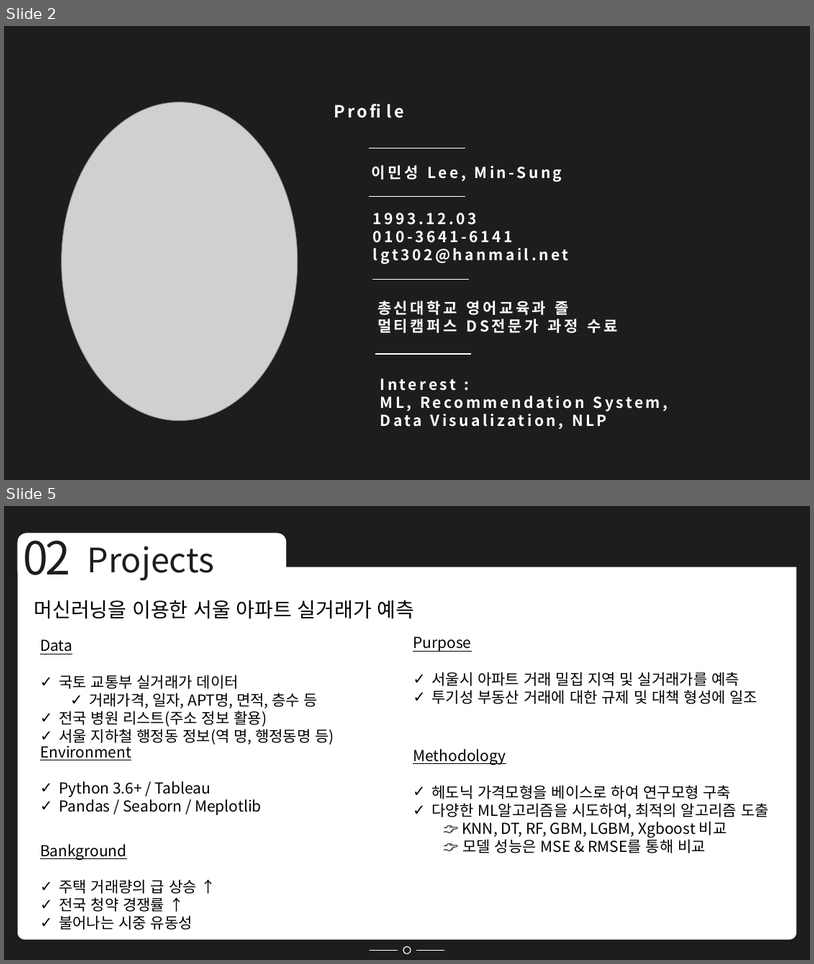
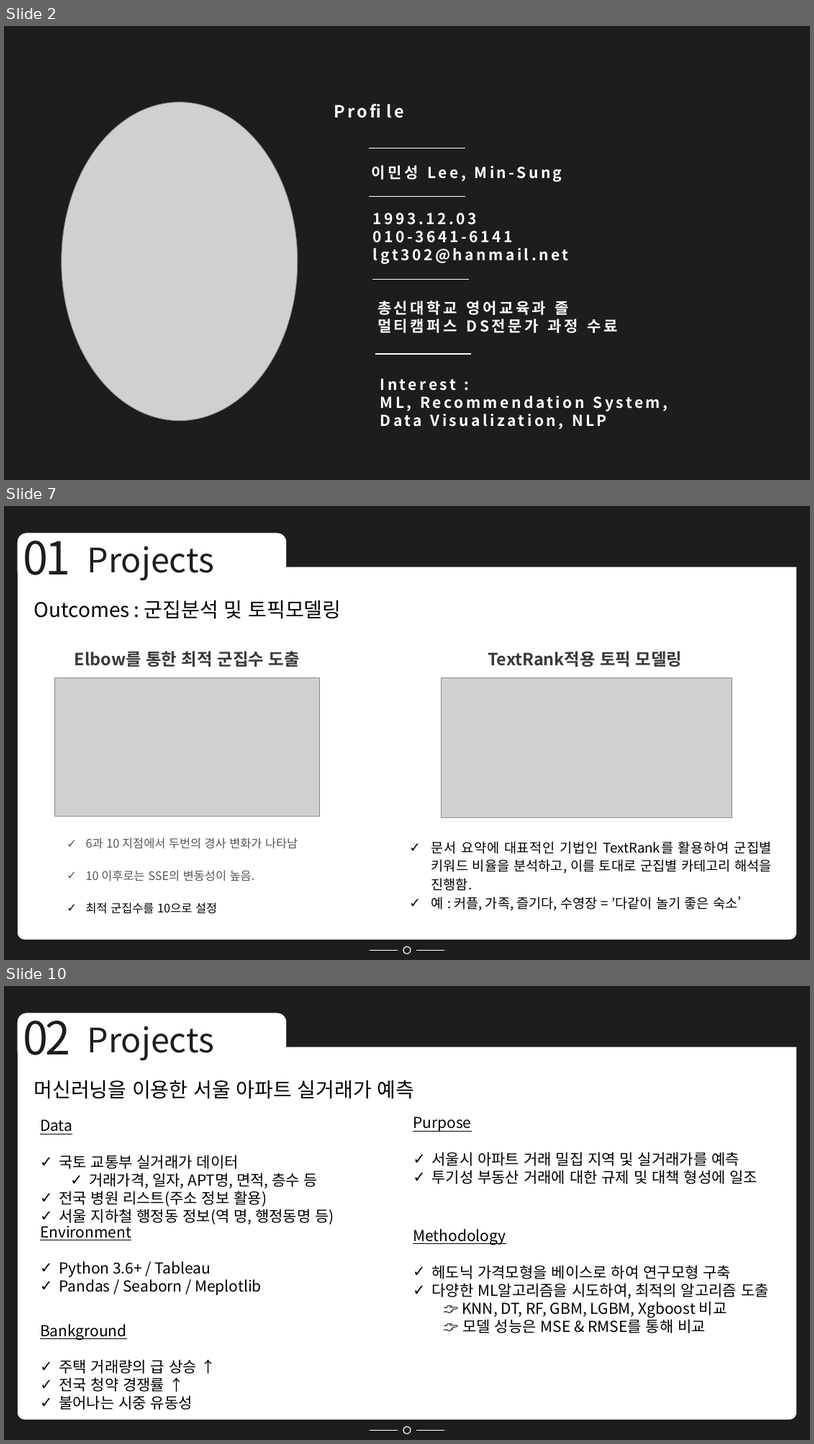
Before and after one commit to Minsung-commit/TIL, a slide deck: 포트폴리오 NEW.pptx. Shown one above the other, each under a label of ours: slides 2 and 5 before the commit, slides 2, 7 and 10 after it; the slides between them are not shown. The pictures are 814x964 and 814x1444 pixels, drawn with LibreOffice and Linux fonts; fonts in the diff are those of the drawing; grey boxes stand for pictures. Boxes give left, top, right and bottom in pixels: in the first picture for what was removed or moved away, otherwise in the second. Text is boxed around its words. In the diff, an @@ line names an element or a change of style, - is before the commit and + after.

```diff
--- a/포트폴리오 NEW.pptx
+++ b/포트폴리오 NEW.pptx
@@ slide 7 added at bbox=[4, 506, 810, 960], background #1D1D1D; not listed: 6 template elements that a slide beside it also shows @@
@@ text added at bbox=[23, 529, 70, 575], 54 pt, text #1D1D1D @@
+01
@@ text added at bbox=[88, 546, 214, 581], 40 pt, text #1D1D1D @@
+Projects
@@ text added at bbox=[34, 600, 341, 619], 24 pt, text #000000 @@
+Outcomes : 군집분석 및 토픽모델링
@@ text added at bbox=[75, 651, 300, 667], 20 pt, text #3A3838, bold @@
+Elbow를 통한 최적 군집수 도출
@@ text added at bbox=[488, 651, 682, 667], 20 pt, text #3A3838, bold @@
+TextRank적용 토픽 모델링
@@ picture added at bbox=[54, 678, 320, 816] @@
@@ picture added at bbox=[441, 678, 733, 818] @@
@@ text added at bbox=[86, 837, 298, 914], 14 pt, text #555555 @@
+✓ 6과 10 지점에서 두번의 경사 변화가 나타남
+✓ 10 이후로는 SSE의 변동성이 높음.
+✓ 최적 군집수를 10으로 설정
@@ text added at bbox=[432, 841, 772, 911], 16 pt, text #000000 @@
+✓ 문서 요약에 대표적인 기법인 TextRank를 활용하여 군집별 키워드 비율을 분석하고, 이를 토대로 군집별 카테고리 해석을 진행함.
+✓ 예 : 커플, 가족, 즐기다, 수영장 = ’다같이 놀기 좋은 숙소’
@@ what was slide 5 is now slide 10 @@
```
Also in this commit, not shown: 3 slides changed, 4 other slides added, 5 slides removed, 4 other files.
